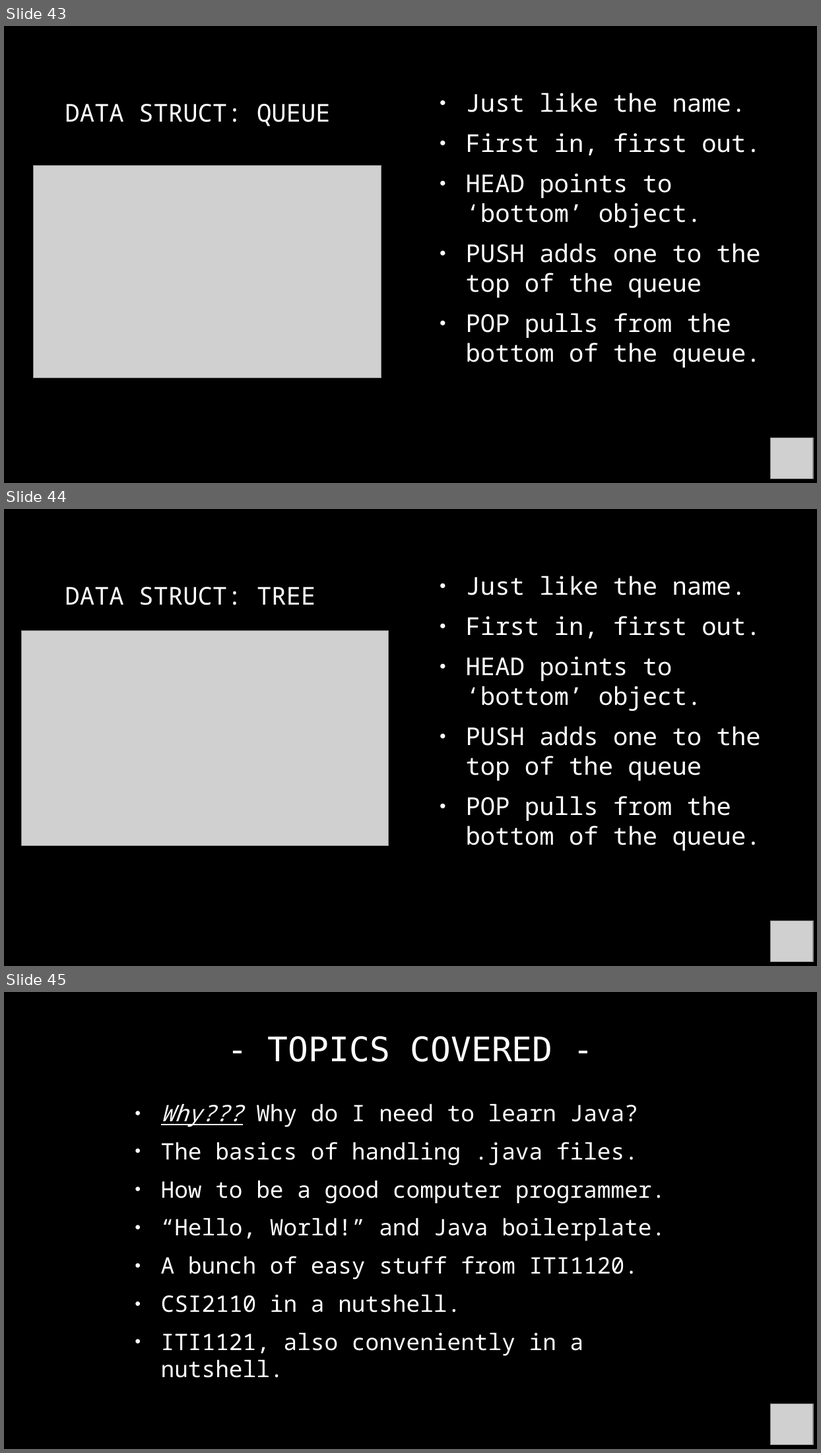
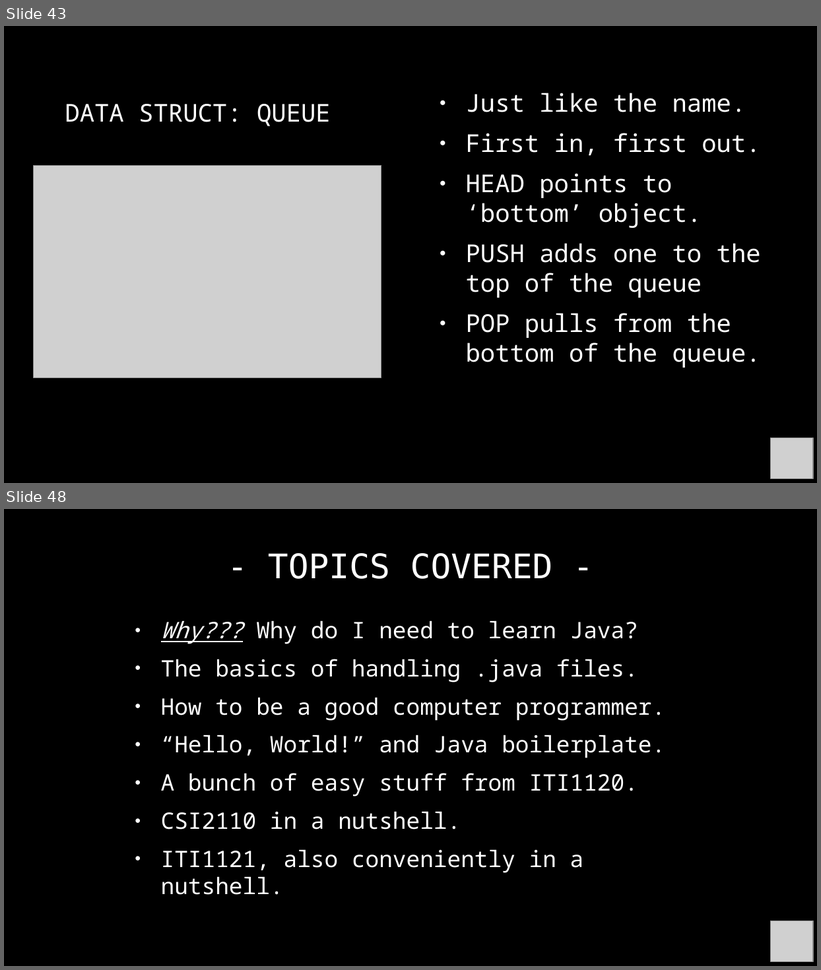
Before and after one commit to RyanFleck/Projects, a slide deck: Teaching/RCF_Py_Java_Tutorial.odp. Shown one above the other, each under a label of ours: slides 43, 44 and 45 before the commit, slides 43 and 48 after it; the slides between them are not shown. The pictures are 821x1453 and 821x970 pixels, drawn with LibreOffice and Linux fonts; fonts in the diff are those of the drawing; grey boxes stand for pictures; background and template pictures are left out. Boxes give left, top, right and bottom in pixels: in the first picture for what was removed or moved away, otherwise in the second. Text is boxed around its words. In the diff, an @@ line names an element or a change of style, - is before the commit and + after.

```diff
--- a/Teaching/RCF_Py_Java_Tutorial.odp
+++ b/Teaching/RCF_Py_Java_Tutorial.odp
@@ slide 44 removed at (x1=4, y1=509, x2=817, y2=966), background #000000 @@
@@ text removed at (x1=65, y1=587, x2=316, y2=605) @@
-DATA STRUCT: TREE
@@ text removed at (x1=466, y1=576, x2=761, y2=851) @@
-● Just like the name.
-● First in, first out.
-● HEAD points to ‘bottom’ object.
-● PUSH adds one to the top of the queue
-● POP pulls from the bottom of the queue.
@@ picture removed at (x1=22, y1=630, x2=389, y2=846) @@
@@ picture removed at (x1=771, y1=921, x2=813, y2=962) @@
@@ what was slide 45 is now slide 48 @@
```
Also in this commit, not shown: 4 slides added, 8 other files.
